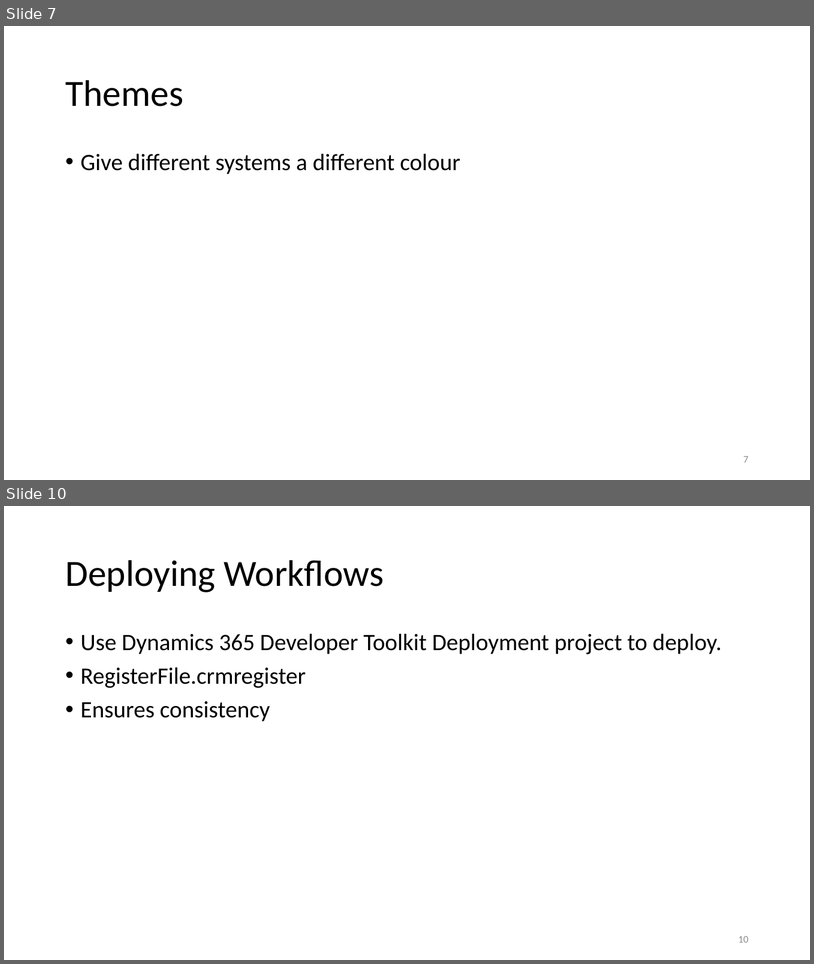
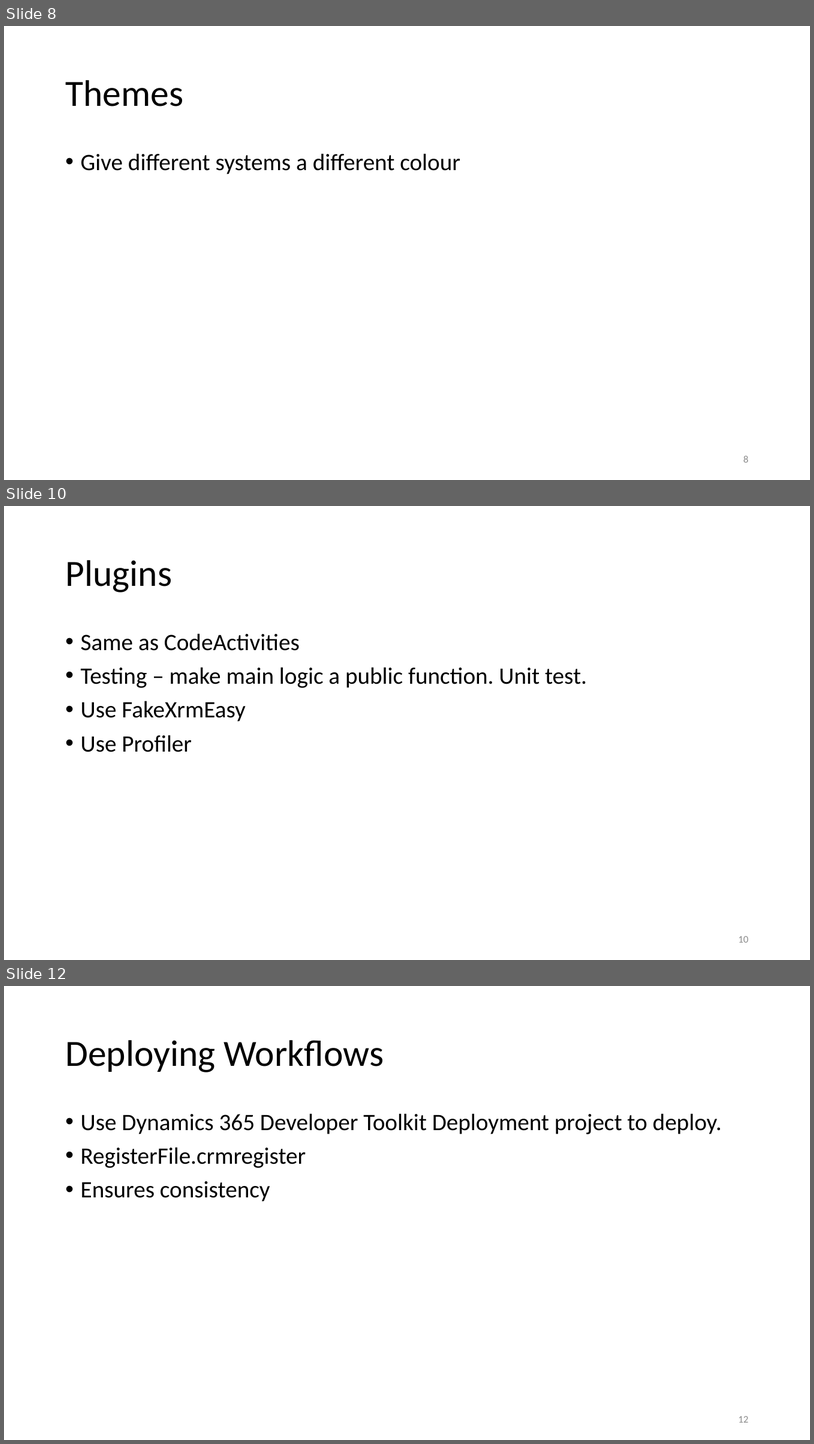
Before and after one commit to rogerhillgsy/CRMTraining, a slide deck: Documents/Additional Topics.pptx. Shown one above the other, each under a label of ours: slides 7 and 10 before the commit, slides 8, 10 and 12 after it; the slides between them are not shown. The pictures are 814x964 and 814x1444 pixels, drawn with LibreOffice and Linux fonts; fonts in the diff are those of the drawing. Boxes give left, top, right and bottom in pixels: in the first picture for what was removed or moved away, otherwise in the second. Text is boxed around its words. In the diff, an @@ line names an element or a change of style, - is before the commit and + after.

```diff
--- a/Documents/Additional Topics.pptx
+++ b/Documents/Additional Topics.pptx
@@ slide 10 added at [4,506,810,960], background #FFFFFF @@
@@ title added at [65,560,172,592], 44 pt, text #000000 @@
+Plugins
@@ text added at [81,633,587,752], 28 pt, text #000000 @@
+• Same as CodeActivities
+• Testing – make main logic a public function. Unit test.
+• Use FakeXrmEasy
+• Use Profiler
@@ page number added at [738,936,749,942], 12 pt, text #8C8C8C @@
+10
@@ what was slide 7 is now slide 8 @@
@@ page number at [744,455,749,462]: text changed @@
-7
+8
@@ what was slide 10 is now slide 12 @@
@@ page number at [738,1416,749,1422]: text changed @@
-10
+12
```
Also in this commit, not shown: 7 slides changed, 2 other slides added, 8 other files.
